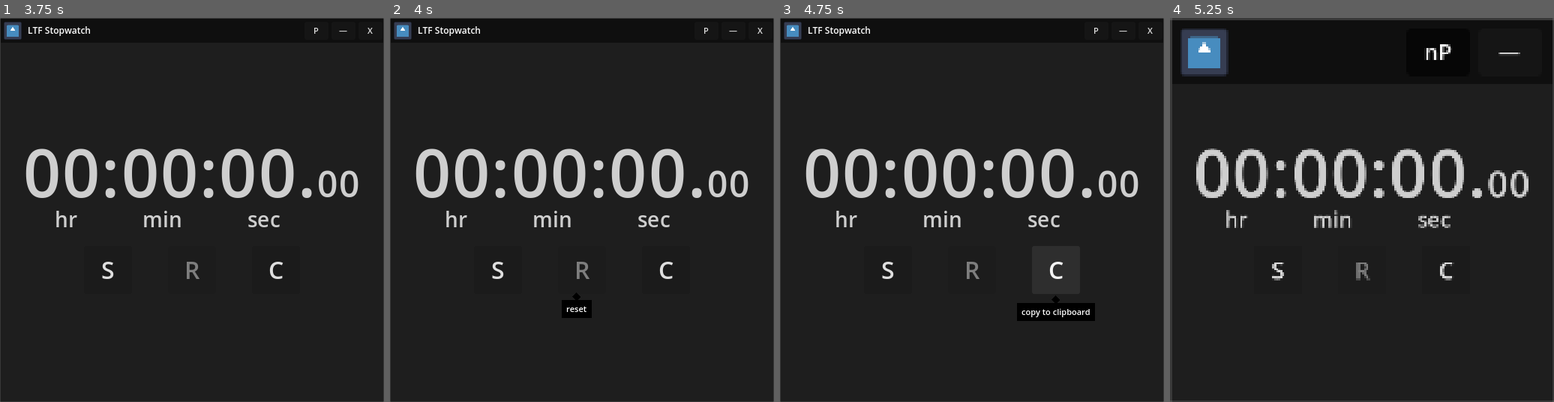
Above: before the commit, frames 1-4 (left to right).
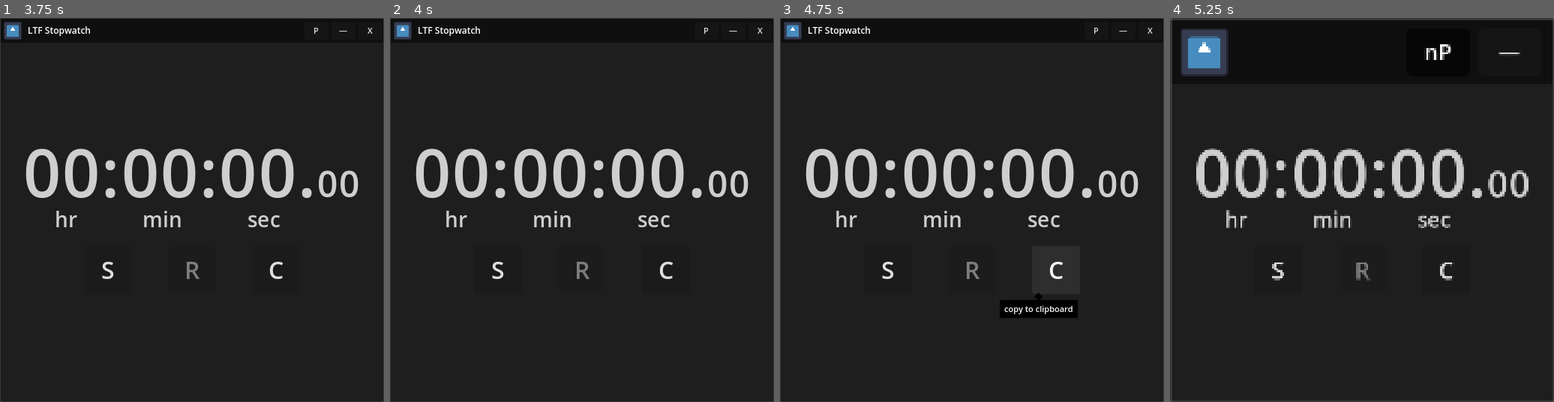
Above: after the commit, the same moments.

Repository: LiteFeather1/ltf-stopwatch
Game: Godot game, scene res://main.tscn
Same seed, same stepped clock (60 frames per second), same inputs: the game is played once before the commit and once after it. The engine's default icon, where the game draws it, is replaced by a stand-in: a white triangle on a blue panel in a dark square.
Inputs:
- Up to frame 1 (3.75 s): click "P" at 0.5 s; click "nP" at 1.25 s; click "—" at 2 s; click "S" at 2.75 s; click "R" at 3.5 s
- Up to frame 2 (4 s): no input
- Up to frame 3 (4.75 s): click "C" at 4.25 s
- Up to frame 4 (5.25 s): click "P" at 5 s

Frame 1 is identical in both runs. In frame 2, 0.4% of the frame differs, in the area x 44-53%, y 71-79%; in frame 3, 0.9%, in the area x 57-83%, y 71-79%; in frame 4, nothing differs.

Commit message:
Reset hiding pop up after disabled

Diff:
--- a/scenes/stopwatch_ui.gd
+++ b/scenes/stopwatch_ui.gd
@@ -4,8 +4,8 @@
 @onready var stopwatch: Stopwatch = %stopwatch
 
 @onready var b_start: Button = %b_start
-@onready var b_reset: Button = %b_reset
-@onready var b_clipboard: Button = %b_clipboard
+@onready var b_reset: ButtonPopUp = %b_reset
+@onready var b_clipboard: ButtonPopUp = %b_clipboard
 
 @onready var window: Window = get_window()
 
@@ -31,12 +31,13 @@
 
 
 func _reset_pressed() -> void:
+	b_reset.disabled = true
+	b_reset.hide_pop_up()
+
 	stopwatch.reset()
 
 	b_start.button_pressed = false
 	b_start.text = "S"
-
-	b_reset.disabled = true
 
 
 func _copy_to_clip_board_pressed() -> void:
